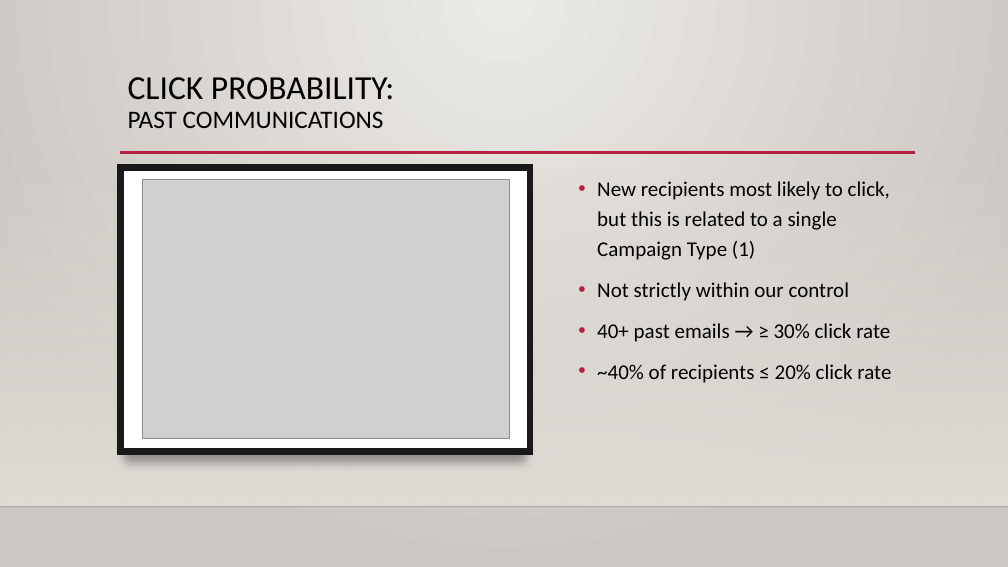
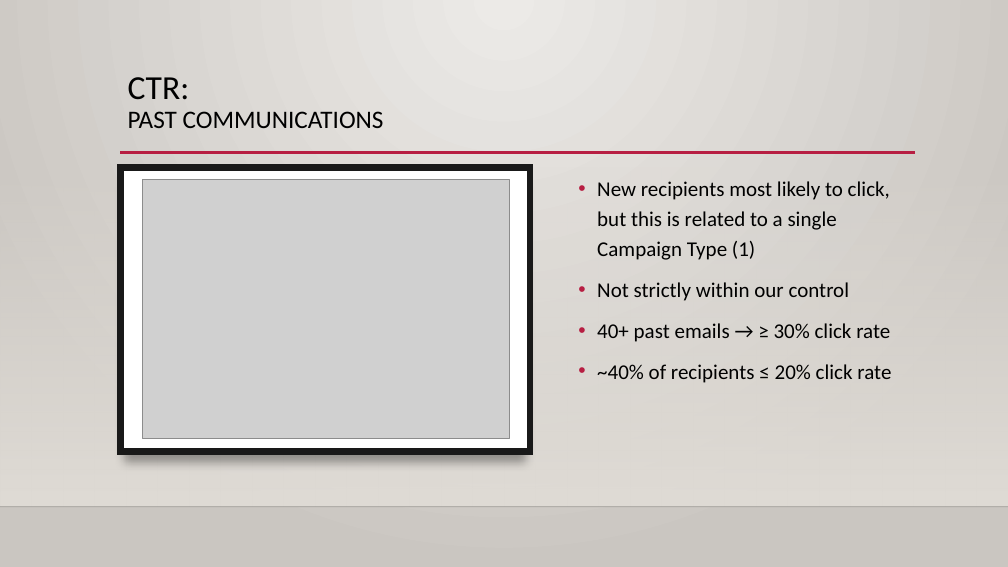
Before and after one commit to bgilliland/credible_takehome, a slide deck: slide 8 of docs/gilliland_credible_takehome.pptx. Drawn at 1008x567 pixels with LibreOffice and Linux fonts; fonts in the diff are those of the drawing; grey boxes stand for pictures; background and template pictures are left out. Boxes give left, top, right and bottom in pixels: in the first picture for what was removed or moved away, otherwise in the second. Text is boxed around its words. In the diff, an @@ line names an element or a change of style, - is before the commit and + after.

```diff
--- a/docs/gilliland_credible_takehome.pptx
+++ b/docs/gilliland_credible_takehome.pptx
@@ title at bbox=[128, 77, 384, 128]: text changed @@
-CLICK PROBABILITY:
-PAST COMMUNICATIONS
+CTR:
+PAST COMMUNICATIONS
```
Also in this commit, not shown: 21 other slides changed, 2 slides added, 2 slides removed, 4 other files.
